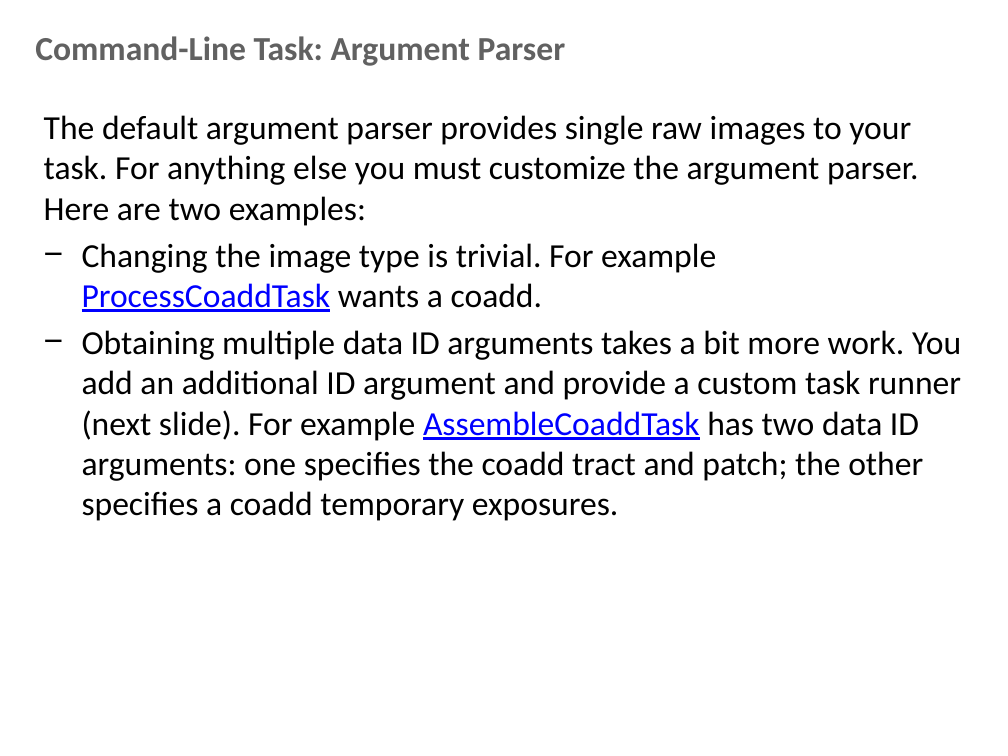
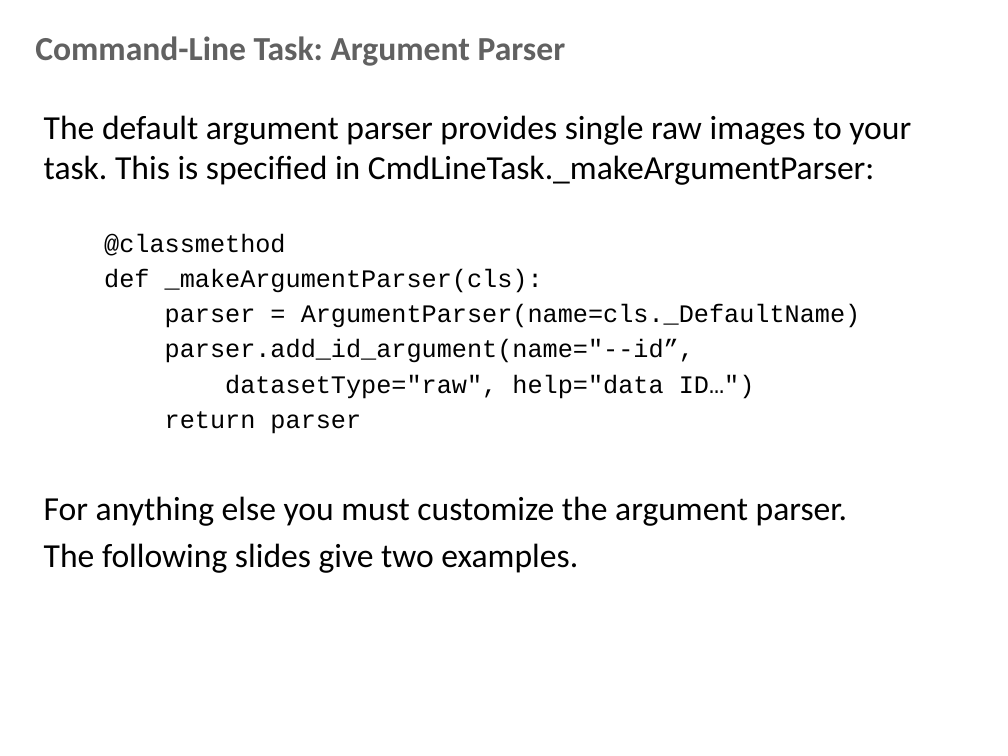
Before and after one commit to lsst-dm/Oct15_bootcamp, a slide deck: slide 9 of documents/writing a task.pptx (slide 8 before the commit). Drawn at 1008x756 pixels with LibreOffice and Linux fonts; fonts in the diff are those of the drawing; background and template pictures are left out. Boxes give left, top, right and bottom in pixels: in the first picture for what was removed or moved away, otherwise in the second. Text is boxed around its words. In the diff, an @@ line names an element or a change of style, - is before the commit and + after.

Commit message:
Add some in-line code to "writing a task.pptx"

```diff
--- a/documents/writing a task.pptx
+++ b/documents/writing a task.pptx
@@ text at [44, 115, 911, 573]: text changed @@
-The default argument parser provides single raw images to your task. For anything else you must customize the argument parser. Here are two examples:
-− Changing the image type is trivial. For example ProcessCoaddTask wants a coadd.
-− Obtaining multiple data ID arguments takes a bit more work. You add an additional ID argument and provide a custom task runner (next slide). For example AssembleCoaddTask has two data ID arguments: one specifies the coadd tract and patch; the other specifies a coadd temporary exposures.
+The default argument parser provides single raw images to your task. This is specified in CmdLineTask._makeArgumentParser:
+@classmethod
+def _makeArgumentParser(cls):
+parser = ArgumentParser(name=cls._DefaultName)
+parser.add_id_argument(name="--id”,
+datasetType="raw", help="data ID…")
+return parser
+For anything else you must customize the argument parser.
+The following slides give two examples.
```
Also in this commit, not shown: 1 other slide changed, 2 slides added.
